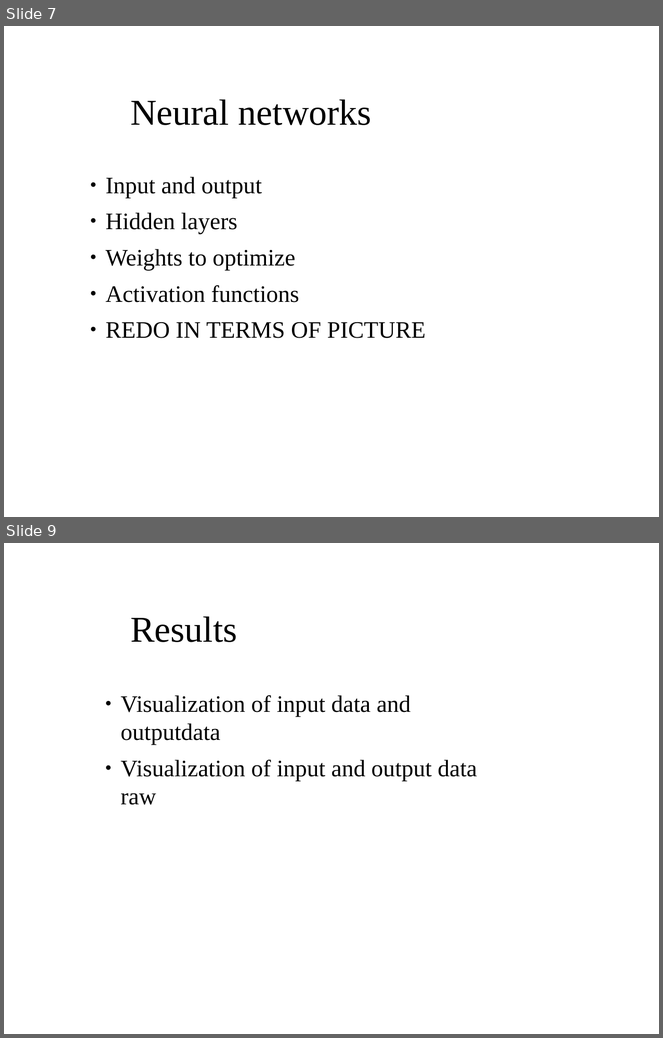
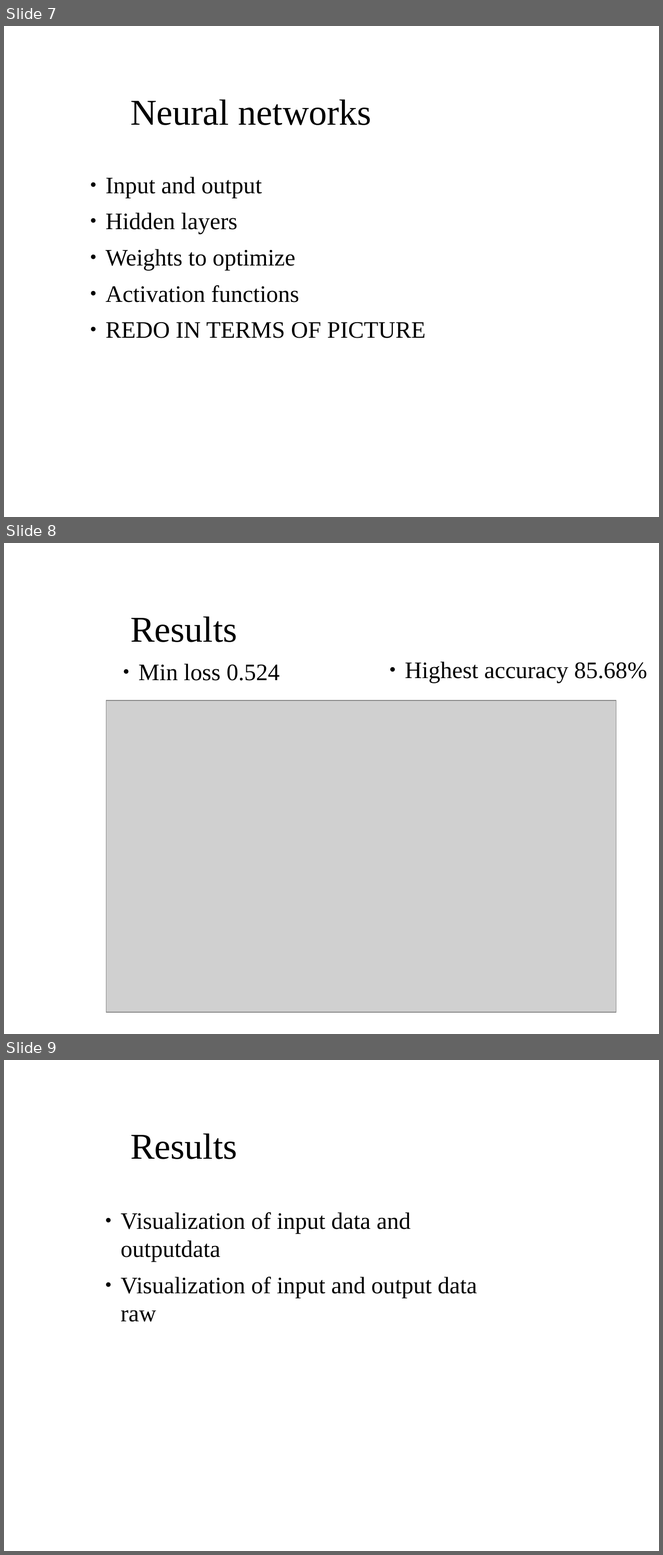
Before and after one commit to aaaaarvi/Projektarbete17, a slide deck: presentation/presentation.odp. Shown one above the other, each under a label of ours: slides 7 and 9 before the commit, slides 7, 8 and 9 after it; the slides between them are not shown. The pictures are 663x1038 and 663x1555 pixels, drawn with LibreOffice and Linux fonts; fonts in the diff are those of the drawing; grey boxes stand for pictures; background and template pictures are left out. Boxes give left, top, right and bottom in pixels: in the first picture for what was removed or moved away, otherwise in the second. Text is boxed around its words. In the diff, an @@ line names an element or a change of style, - is before the commit and + after.

Commit message:
Presentation

```diff
--- a/presentation/presentation.odp
+++ b/presentation/presentation.odp
@@ slide 8 added at box(4, 543, 659, 1034), background picture (left out) @@
@@ title added at box(130, 616, 237, 642), 40 pt, text #000000 @@
+Results
@@ text added at box(139, 664, 280, 681), 26 pt, text #000000 @@
+● Min loss 0.524
@@ text added at box(405, 662, 647, 683), 26 pt, text #000000 @@
+● Highest accuracy 85.68%
@@ picture added at box(106, 701, 616, 1013) @@
```
Also in this commit, not shown: 1 slide removed, 1 other file.
